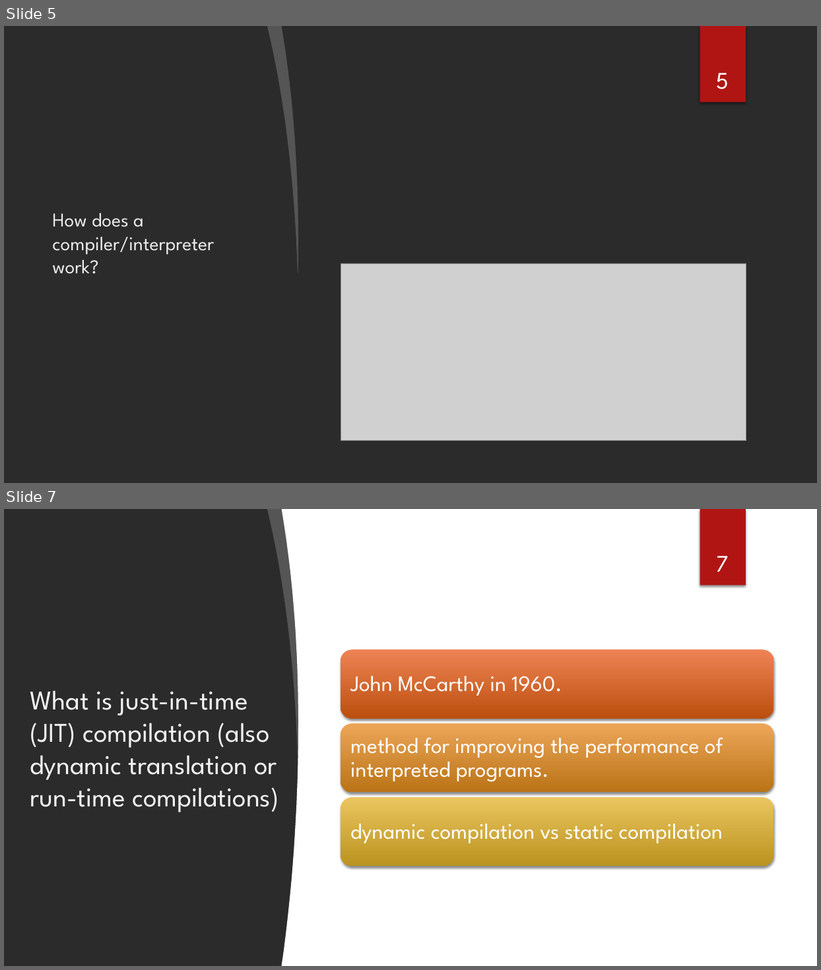
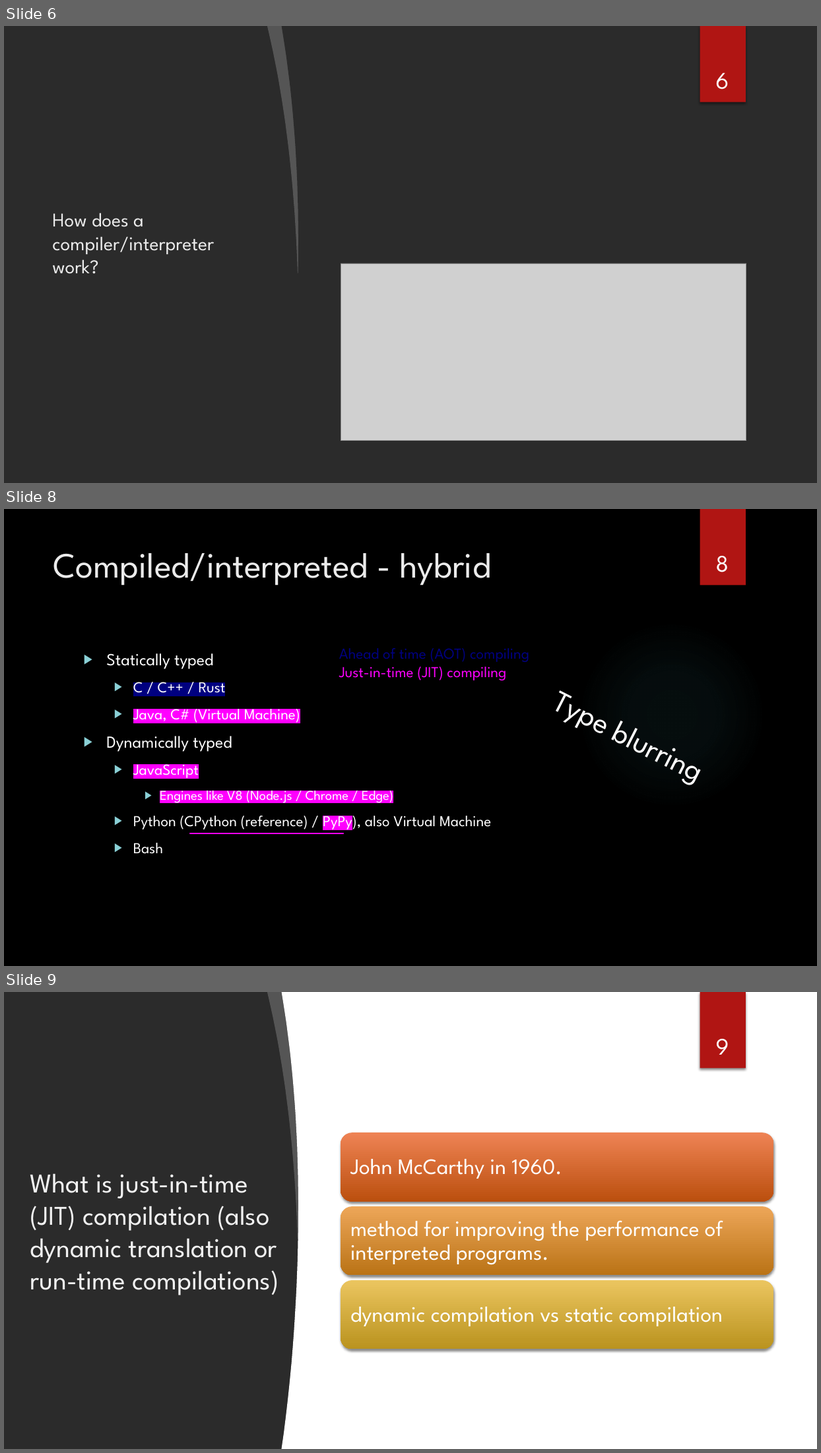
Before and after one commit to sebivenlo/esd-2024-jit-compiler, a slide deck: documents/presentation/presentation jit compiler.pptx. Shown one above the other, each under a label of ours: slides 5 and 7 before the commit, slides 6, 8 and 9 after it; the slides between them are not shown. The pictures are 821x970 and 821x1453 pixels, drawn with LibreOffice and Linux fonts; fonts in the diff are those of the drawing; grey boxes stand for pictures; background and template pictures are left out; a plain dark background stands for a picture behind light text. Boxes give left, top, right and bottom in pixels: in the first picture for what was removed or moved away, otherwise in the second. Text is boxed around its words. In the diff, an @@ line names an element or a change of style, - is before the commit and + after.

```diff
--- a/documents/presentation/presentation jit compiler.pptx
+++ b/documents/presentation/presentation jit compiler.pptx
@@ slide 8 added at (4,509,817,966), background picture (left out) @@
@@ rectangle added at (700,509,746,586), fill #B01513 @@
@@ title added at (54,553,491,586), 42 pt, text #EBEBEB @@
+Compiled/interpreted - hybrid
@@ page number added at (716,556,729,572), 28 pt, text #FFFFFF @@
+8
@@ ellipse added at (578,621,766,809), fill gradient #50B9C1 @@
@@ text added at (106,654,491,854), 18 pt, text #FFFFFF @@
+▶ Statically typed
+  ▶ C / C++ / Rust
+  ▶ Java, C# (Virtual Machine)
+▶ Dynamically typed
+  ▶ JavaScript
+    ▶ Engines like V8 (Node.js / Chrome / Edge)
+  ▶ Python (CPython (reference) / PyPy), also Virtual Machine
+  ▶ Bash
@@ text added at (339,648,529,681), 18 pt, text #FF00FF @@
+Ahead of time (AOT) compiling
+Just-in-time (JIT) compiling
@@ text added at (541,676,758,815), 36 pt, text #FFFFFF @@
+Type blurring
@@ line added from (190, 834) to (343, 834), #FF00FF 2.25 pt @@
@@ what was slide 5 is now slide 6 @@
@@ page number at (716,73,729,89): text changed @@
-5
+6
@@ what was slide 7 is now slide 9 @@
@@ page number at (716,1039,729,1055): text changed @@
-7
+9
```
Also in this commit, not shown: 2 slides changed, 3 other slides added, 2 slides removed.
